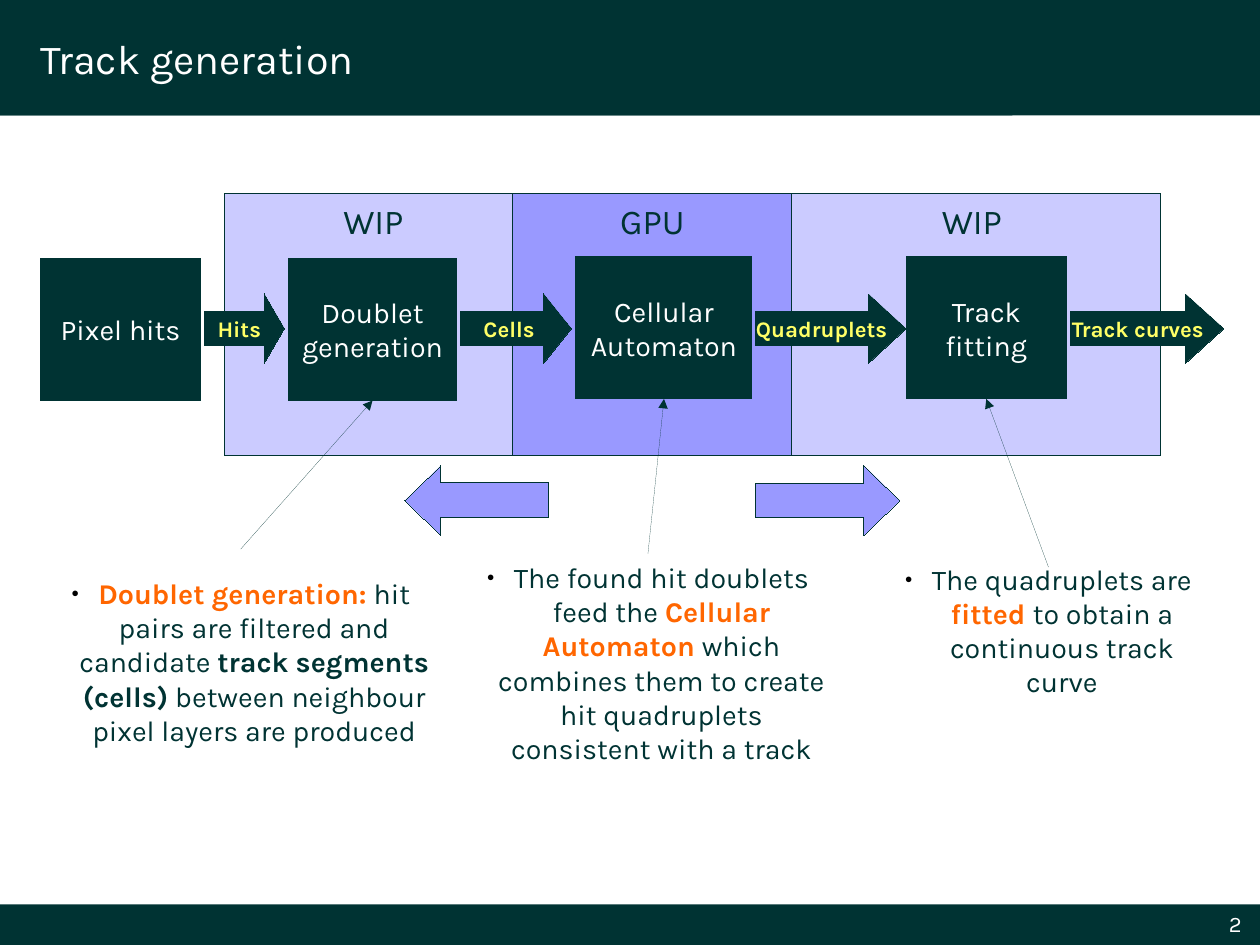
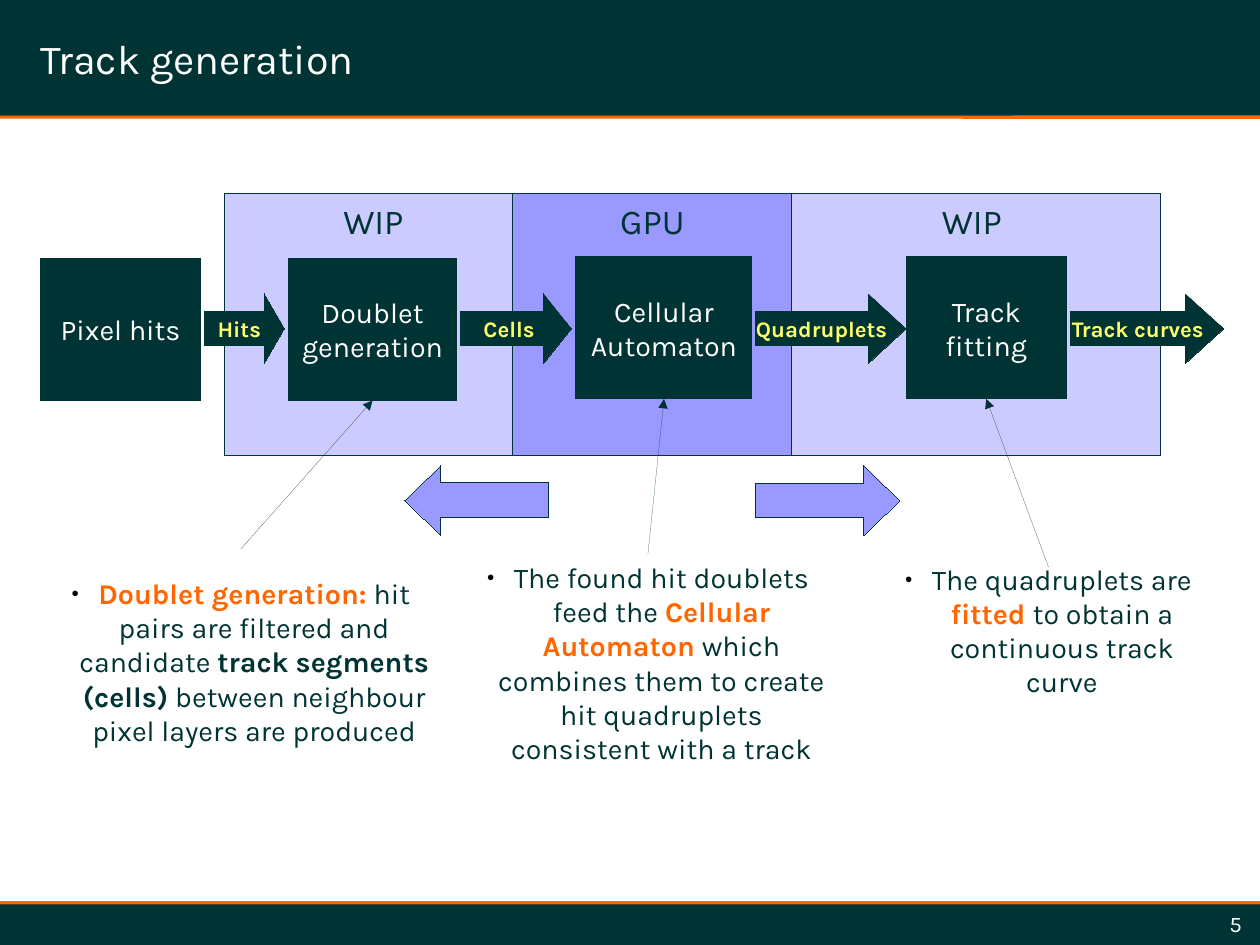
Before and after one commit to simonecid/MetropolisODP, a slide deck: slide 5 of Demo.odp (slide 2 before the commit). Drawn at 1260x945 pixels with LibreOffice and Linux fonts; fonts in the diff are those of the drawing; background and template pictures are left out. Boxes give left, top, right and bottom in pixels: in the first picture for what was removed or moved away, otherwise in the second. Text is boxed around its words. In the diff, an @@ line names an element or a change of style, - is before the commit and + after.

Commit message:
Updated with dark background slides. Added orange line in footer.

```diff
--- a/Demo.odp
+++ b/Demo.odp
@@ line added from (0, 115) to (1260, 115), #FF6600 4.25 pt @@
@@ line added from (0, 904) to (1260, 904), #FF6600 4.25 pt @@
@@ page number at <box>1229,918,1242,933</box>: text changed @@
-2
+5
```
Also in this commit, not shown: 2 other slides changed, 2 slides added, 2 other files.
